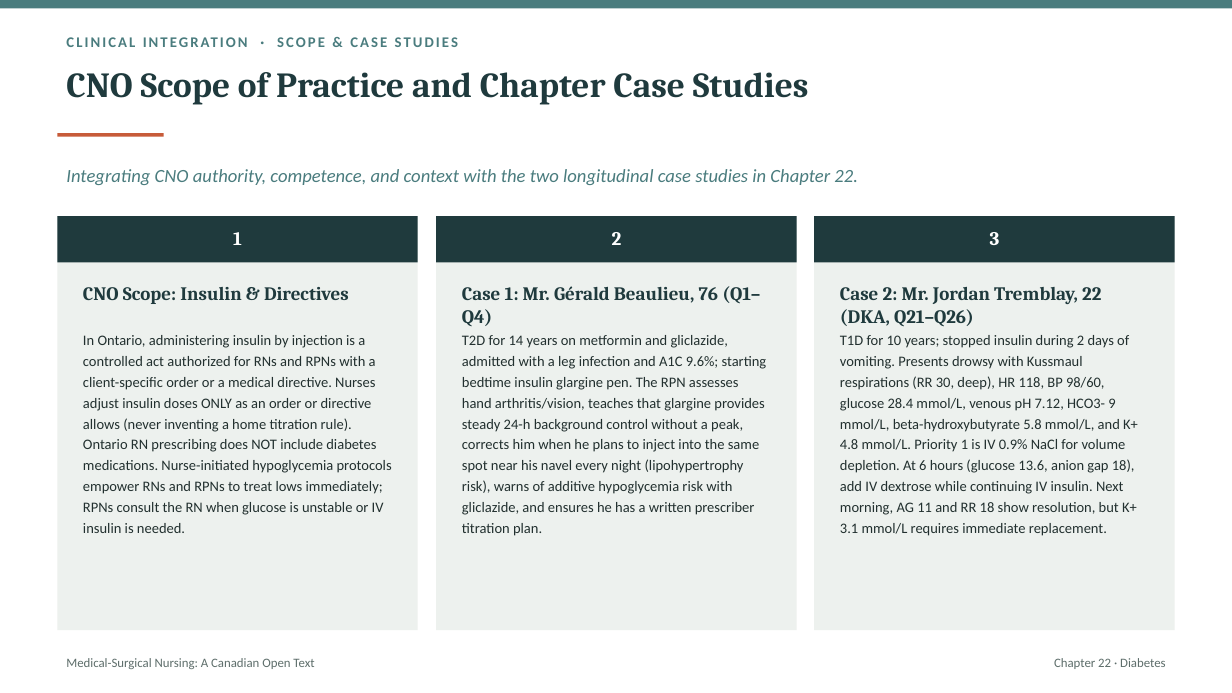
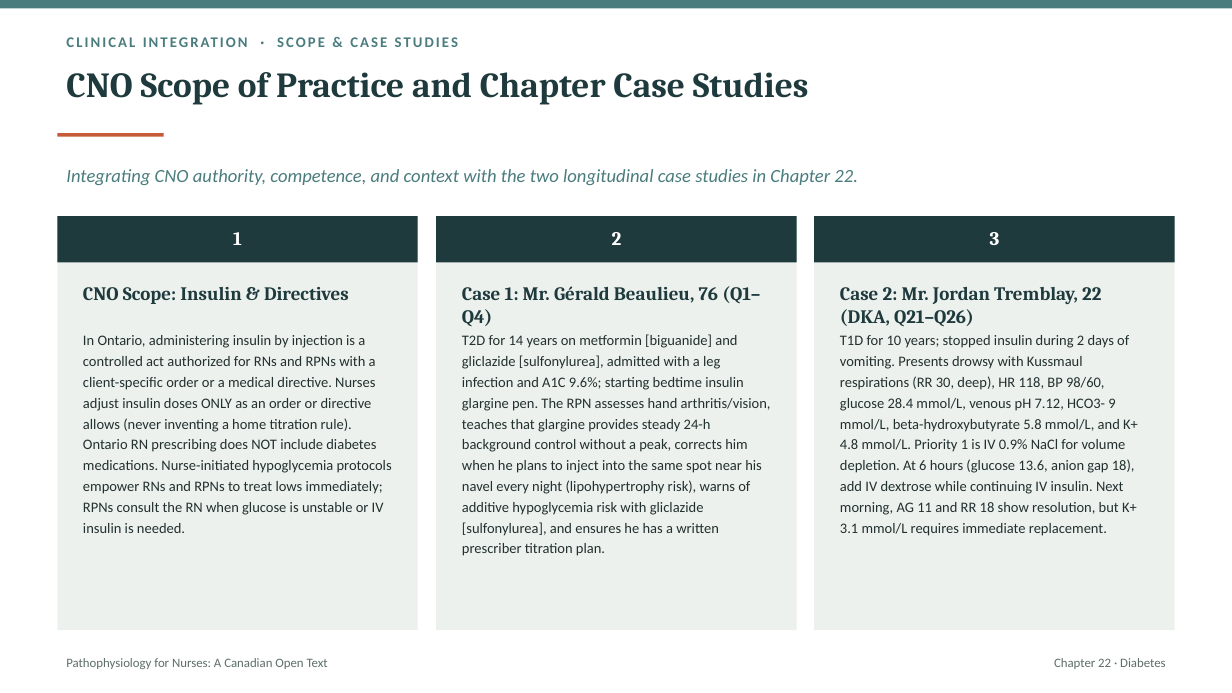
Before and after one commit to andrewleenl/opensourcenursing, a slide deck: slide 28 of Ch22_Diabetes_Lecture_Presentation.pptx (slide 27 before the commit). Drawn at 1232x693 pixels with LibreOffice and Linux fonts; fonts in the diff are those of the drawing. Boxes give left, top, right and bottom in pixels: in the first picture for what was removed or moved away, otherwise in the second. Text is boxed around its words. In the diff, an @@ line names an element or a change of style, - is before the commit and + after.

```diff
--- a/Ch22_Diabetes_Lecture_Presentation.pptx
+++ b/Ch22_Diabetes_Lecture_Presentation.pptx
@@ text at (462,334,771,556): text changed @@
-T2D for 14 years on metformin and gliclazide, admitted with a leg infection and A1C 9.6%; starting bedtime insulin glargine pen. The RPN assesses hand arthritis/vision, teaches that glargine provides steady 24-h background control without a peak, corrects him when he plans to inject into the same spot near his navel every night (lipohypertrophy risk), warns of additive hypoglycemia risk with gliclazide, and ensures he has a written prescriber titration plan.
+T2D for 14 years on metformin [biguanide] and gliclazide [sulfonylurea], admitted with a leg infection and A1C 9.6%; starting bedtime insulin glargine pen. The RPN assesses hand arthritis/vision, teaches that glargine provides steady 24-h background control without a peak, corrects him when he plans to inject into the same spot near his navel every night (lipohypertrophy risk), warns of additive hypoglycemia risk with gliclazide [sulfonylurea], and ensures he has a written prescriber titration plan.
@@ text at (66,658,328,669): text changed @@
-Medical-Surgical Nursing: A Canadian Open Text
+Pathophysiology for Nurses: A Canadian Open Text
```
Also in this commit, not shown: 21 other slides changed, 1 slide added, 1 other file.
